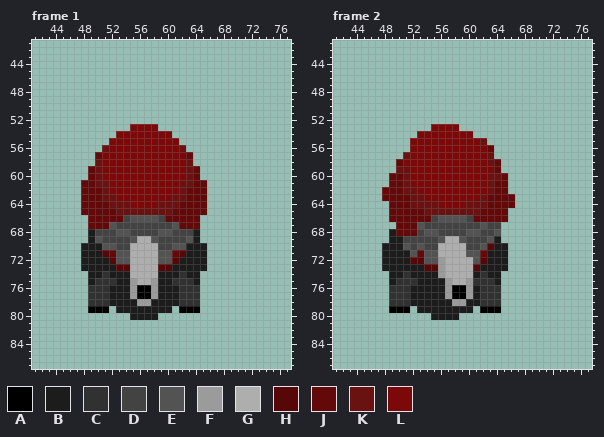
Pixel-art file, stored at Assets/Resources/Sprites/Towers/GigaGatling/GigaGatling3D_IDLE.aseprite. Above is the file before it was changed.
114x131 pixels, 64 frames. Colours within 5 levels of each other are drawn and written as one. Shown: frame 1: x 41..77, y 41..87; frame 2: x 41..77, y 41..87. The commit also changed other frames, which this record leaves out.
Palette (. is transparent): A #000000  B #1c1c1c  C #313131  D #434343  E #535353  F #9b9b9b  G #aeaeae  H #570707  J #630909  K #6a1111  L #7b0909
And afterwards:
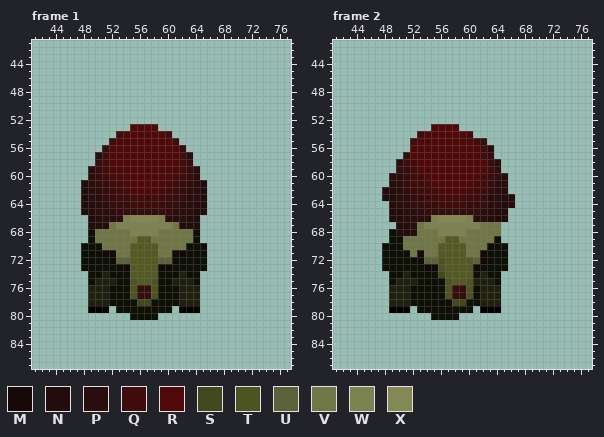
Colours new in this view: M #180909  N #230c0c  P #2a0d0d  Q #400c0c  R #4f0909  S #43481f  T #4e5322  U #5e623a  V #717647  W #7d8251  X #838855
Diff:
@@ palette @@
-B #1c1c1c
+B #0e0f05
-C #313131
+C #1f200e
-G #aeaeae
+G #545a24
-H #570707
+H #120808
-K #6a1111
+K #360d0d
--- frame 1, layer "Layer 1"
@@ x 46..67 @@
 52 ......................
-53 .........LLLL.........
-54 .......LLLLLLLL.......
-55 ......LLLLLLLLLL......
-56 .....KLLLLLLLLLLK.....
-57 ....JLLLLLLLLLLLLJ....
-58 ....KLLLLLLLLLLLLK....
-59 ...JKLLLLLLLLLLLLKJ...
-60 ...JKLLLLLLLLLLLLKJ...
-61 ..JJKKLLLLLLLLLLKKJJ..
-62 ..JJJKLLLLLLLLLLKJJJ..
-63 ..JJJKKLLLLLLLLKKJJJ..
-64 ..JJJJKKKLLLLKKKJJJJ..
-65 ..JJJJJKKKKKKKKJJJJJ..
-66 ...JJJJJDEEEEDJJJJJ...
-67 ...JJJEDDDDDDDDEJJJ...
-68 ...BDDDEEDDDDEEDDDB...
-69 ...BEDDDDEGGEDDDDEB...
-70 ..BBBEEDDGGGGDDEEBBB..
-71 ..BBBHJEEGGGGEEJHBBB..
-72 ..BBBBHEEGGGGEEHBBBB..
+53 .........RRRR.........
+54 .......QRRRRRRQ.......
+55 ......QRRRRRRRRQ......
+56 .....KRRRRRRRRRRK.....
+57 ....PQRRRRRRRRRRQP....
+58 ....KQRRRRRRRRRRQK....
+59 ...PKQRRRRRRRRRRQKP...
+60 ...PKQQRRRRRRRRQQKP...
+61 ..NPKKQQRRRRRRQQKKPN..
+62 ..NPPKQQQRRRRQQQKPPN..
+63 ..NPPKKQQQQQQQQKKPPN..
+64 ..NNPPKKKQQQQKKKPPNN..
+65 ..NNPPPKKKKKKKKPPPNN..
+66 ...NNPPPWXXXXWPPPNN...
+67 ...NNNVWWWWWWWWVNNN...
+68 ...BVVVVVWWWWVVVVVB...
+69 ...BVVVVVVGGVVVVVVB...
+70 ..BBBVVVVGGGGVVVVBBB..
+71 ..BBBHMVVGGGGVVMHBBB..
+72 ..BBBBHUUGGGGUUHBBBB..
 73 ..BBBBBHHGGGGHHBBBBB..
 74 ...BBCBBBGGGGBBBCBB...
-75 ...BCCCBBFGGFBBCCCB...
-76 ...CCCBBBFAAFBBBCCC...
-77 ...CCCBBBFAAFBBBCCC...
-78 ...CCCBBBBFFBBBBCCC...
+75 ...BCCCBBTGGTBBCCCB...
+76 ...CCCBBBTKKTBBBCCC...
+77 ...CCCBBBTKKTBBBCCC...
+78 ...CCCBBBBSSBBBBCCC...
 79 ...AAA.BBBBBBBB.AAA...
--- frame 2, layer "Layer 1"
@@ x 46..68 @@
 52 .......................
-53 .........LLLL..........
-54 .......LLLLLLLL........
-55 ......LLLLLLLLLLK......
-56 ......LLLLLLLLLLLJ.....
-57 .....KLLLLLLLLLLLK.....
-58 ....JLLLLLLLLLLLLKJ....
-59 ....KKLLLLLLLLLLLLJ....
-60 ...JJKLLLLLLLLLLLKKJ...
-61 ...JJKLLLLLLLLLLLKJJ...
-62 ..JJJKKLLLLLLLLLLKJJ...
-63 ..JJJJKKLLLLLLLLKJJJJ..
-64 ...JJJKKKKLLLLKKKJJJJ..
-65 ...JJJJJKKKKKKKKJJJJ...
-66 ...JJJJJJDEEEEDJJJJJ...
-67 ....JJJEDDDDDDDDEDD....
-68 ...BJJJDEEDDDDEEDDE....
-69 ...BBDDDDDEGGEDDDEB....
-70 ..BBBEDEDDGGGGDDEHBB...
-71 ..BBBBEJEEGGGGEEJBBB...
-72 ..BBBBHHEEFGGGGEHBBB...
-73 ..BBBBBBHHFGGGGHBBBB...
-74 ...BBCBBBBFGGGGBCBB....
-75 ...BCCCBBBBFGGFCCCB....
-76 ...CCCBBBBBFAAFBCCC....
-77 ...CCCBBBBBFAAFBCCC....
-78 ...CCCBBBBBBFFBBCCC....
+53 .........RRRR..........
+54 .......QRRRRRRQ........
+55 ......QRRRRRRRRQK......
+56 ......RRRRRRRRRRQP.....
+57 .....KRRRRRRRRRRQK.....
+58 ....PQQRRRRRRRRRRKP....
+59 ....KKQRRRRRRRRRRQP....
+60 ...PPKQQRRRRRRRRQKKN...
+61 ...PPKQQQRRRRRRQQKPP...
+62 ..NNPKKQQQRRRRQQQKPP...
+63 ..NNPPKKQQQQQQQQKPPNN..
+64 ...NPPKKKKQQQQKKKPPNN..
+65 ...NNPPPKKKKKKKKPPNN...
+66 ...NNPPPPWXXXXWPPNNN...
+67 ....NNPVWWWWWWWWVVV....
+68 ...BNNNVVVWWWWVVVVV....
+69 ...BBVVVVVVGGVVVVVB....
+70 ..BBBVVVVVGGGGVVVHBB...
+71 ..BBBBVMVVGGGGVVMBBB...
+72 ..BBBBHHUUTGGGGUHBBB...
+73 ..BBBBBBHHTGGGGHBBBB...
+74 ...BBCBBBBSGGGGBCBB....
+75 ...BCCCBBBBTGGTCCCB....
+76 ...CCCBBBBBTKKTBCCC....
+77 ...CCCBBBBBTKKTBCCC....
+78 ...CCCBBBBBBSSBBCCC....
 79 ...AAA.BBBBBBBB.AAA....
Where, in picture pixels (left, top, right, bottom), the same in both pictures:
changed: (81, 124, 207, 320)
changed: (382, 124, 515, 320)
